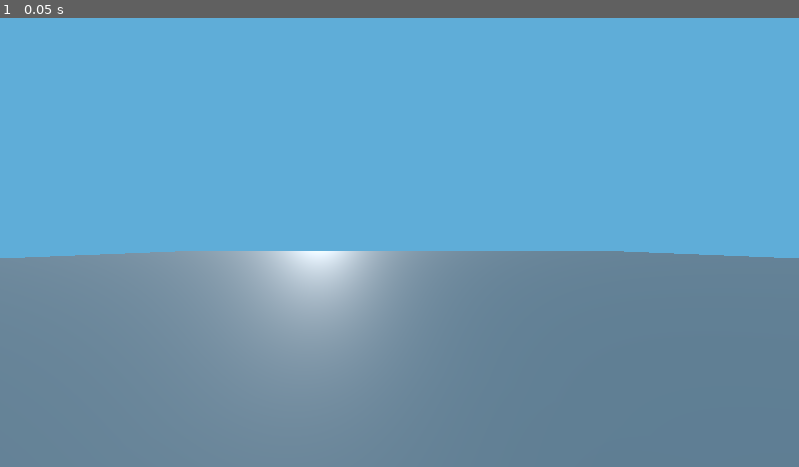
Above: before the commit, frame 1.
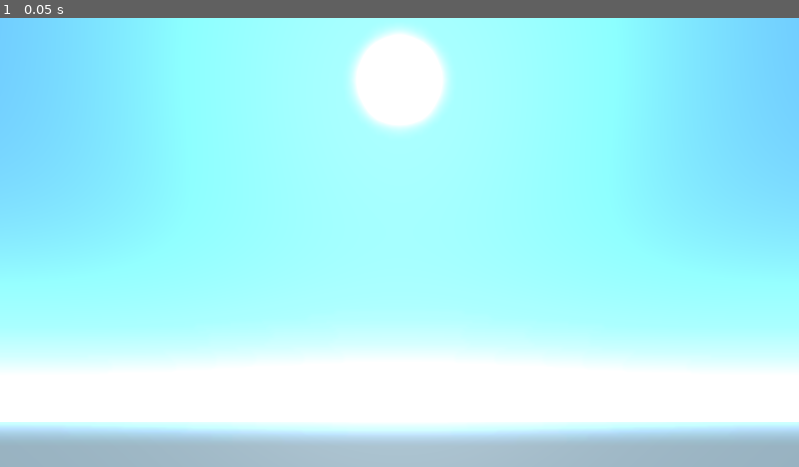
Above: after the commit, the same moment.

Repository: Radagasd/skybox-tutorial-godot
Game: Godot game, scene res://Scenes/example_scene.tscn
Same seed, same stepped clock (60 frames per second), same inputs: the game is played once before the commit and once after it.
Inputs:
- Up to frame 1 (0.05 s): no input

The runs differ from the first frame. In frame 1, 100% of the frame differs, in the area x 0-100%, y 0-100%.

Commit message:
Chapter 3

Diff:
--- a/Scenes/example_scene.tscn
+++ b/Scenes/example_scene.tscn
@@ -1,14 +1,20 @@
-[gd_scene load_steps=8 format=3 uid="uid://cx14n0n3cr26k"]
+[gd_scene load_steps=10 format=3 uid="uid://cx14n0n3cr26k"]
 
 [ext_resource type="Shader" path="res://Shaders/Skybox.gdshader" id="1_0ftdo"]
 [ext_resource type="Texture2D" uid="uid://scgrifnhkfgt" path="res://Textures/SunZenith_Gradient.png" id="2_iqe37"]
 [ext_resource type="Script" path="res://Scripts/SkyboxController.gd" id="2_iyrlj"]
+[ext_resource type="Texture2D" uid="uid://b55ja75xsj2ct" path="res://Textures/SunView_Gradient.png" id="2_njgvn"]
+[ext_resource type="Texture2D" uid="uid://dfntksp0p6rga" path="res://Textures/ViewZenith_Gradient.png" id="3_taygh"]
 
 [sub_resource type="ShaderMaterial" id="ShaderMaterial_qml1g"]
 shader = ExtResource("1_0ftdo")
-shader_parameter/_SunDir = Vector3(0.911099, 0.251297, -0.326723)
+shader_parameter/_SunDir = Vector3(0.707107, 0.707107, -3.07201e-08)
 shader_parameter/_MoonDir = Vector3(0.918118, 0.144356, 0.369081)
+shader_parameter/_SunRadius = 0.05
+shader_parameter/_SunColor = Color(1, 1, 1, 1)
 shader_parameter/_SunZenithGrad = ExtResource("2_iqe37")
+shader_parameter/_ViewZenithGrad = ExtResource("3_taygh")
+shader_parameter/_SunViewGrad = ExtResource("2_njgvn")
 
 [sub_resource type="Sky" id="Sky_jsxv2"]
 sky_material = SubResource("ShaderMaterial_qml1g")
@@ -16,6 +22,15 @@
 [sub_resource type="Environment" id="Environment_tb6nb"]
 background_mode = 2
 sky = SubResource("Sky_jsxv2")
+glow_enabled = true
+glow_levels/1 = 0.5
+glow_levels/2 = 2.0
+glow_levels/3 = 4.0
+glow_levels/4 = 1.0
+glow_levels/5 = 0.5
+glow_normalized = true
+glow_intensity = 4.0
+glow_hdr_threshold = 1.3
 
 [sub_resource type="PlaneMesh" id="PlaneMesh_wir04"]
 size = Vector2(100, 100)
@@ -27,7 +42,7 @@
 script = ExtResource("2_iyrlj")
 
 [node name="Sun" type="DirectionalLight3D" parent="."]
-transform = Transform3D(-0.344393, -0.226476, 0.9111, 0.0285826, 0.967488, 0.251297, -0.938391, 0.112586, -0.326723, 0, 0, 0)
+transform = Transform3D(-0.0209772, -0.706795, 0.707107, 0.0209772, 0.706795, 0.707107, -0.99956, 0.0296663, -3.09086e-08, 0, 0, 0)
 
 [node name="Moon" type="Node3D" parent="."]
 transform = Transform3D(0.381422, -0.107594, 0.918118, -0.0690258, 0.987115, 0.144356, -0.92182, -0.118435, 0.369081, 0, 0, 0)
@@ -36,5 +51,5 @@
 mesh = SubResource("PlaneMesh_wir04")
 
 [node name="Camera3D" type="Camera3D" parent="."]
-transform = Transform3D(-4.37114e-08, 0, -1, 0, 1, 0, 1, 0, -4.37114e-08, 0, 2, 0)
-fov = 90.0
+transform = Transform3D(-4.37114e-08, -0.382683, -0.92388, 0, 0.92388, -0.382683, 1, -1.67276e-08, -4.03841e-08, 0, 2, 0)
+fov = 60.0
--- a/Shaders/Skybox.gdshader
+++ b/Shaders/Skybox.gdshader
@@ -11,6 +11,16 @@
 uniform sampler2D _ViewZenithGrad : source_color, repeat_disable;
 /** The gradient texture that is sampled using the Sun-View angle */
 uniform sampler2D _SunViewGrad : source_color, repeat_disable;
+
+group_uniforms Sun;
+uniform float _SunRadius : hint_range(0, 1) = 0.05;
+uniform vec3 _SunColor : source_color = vec3(1.0, 1.0, 1.0);
+
+float GetSunMask(float sunViewDot, float sunRadius)
+{
+	float stepRadius = 1.0 - sunRadius * sunRadius;
+	return step(stepRadius, sunViewDot);
+}
 
 void sky() {
 	vec3 viewDir = EYEDIR;
@@ -26,10 +36,18 @@
 
 	// Sky colours
 	vec3 sunZenithColor = texture(_SunZenithGrad, vec2(sunZenithDot01, 0.5)).rgb;
+	vec3 viewZenithColor = texture(_ViewZenithGrad, vec2(sunZenithDot01, 0.5)).rgb;
+	float vzMask = pow(clamp(1.0 - viewZenithDot, 0.0, 1.0), 4);
+	vec3 sunViewColor = texture(_SunViewGrad, vec2(sunZenithDot01, 0.5)).rgb;
+	float svMask = pow(clamp(sunViewDot, 0.0, 1.0), 4);
 
-	vec3 skyColor = sunZenithColor;
+	vec3 skyColor = sunZenithColor + vzMask * viewZenithColor + svMask * sunViewColor;
 
-	vec3 col = skyColor;
+	// The sun
+	float sunMask = GetSunMask(sunViewDot, _SunRadius);
+	vec3 sunColor = _SunColor * sunMask;
+
+	vec3 col = skyColor + sunColor;
 
 	COLOR = col;
 }
--- a/project.godot
+++ b/project.godot
@@ -26,3 +26,7 @@
 [dotnet]
 
 project/assembly_name="skybox-tutorial"
+
+[rendering]
+
+anti_aliasing/quality/use_debanding=true
Binary file added: Textures/SunView_Gradient.png
Not shown, added: Textures/SunView_Gradient.png.import
Binary file added: Textures/ViewZenith_Gradient.png
Not shown, added: Textures/ViewZenith_Gradient.png.import
